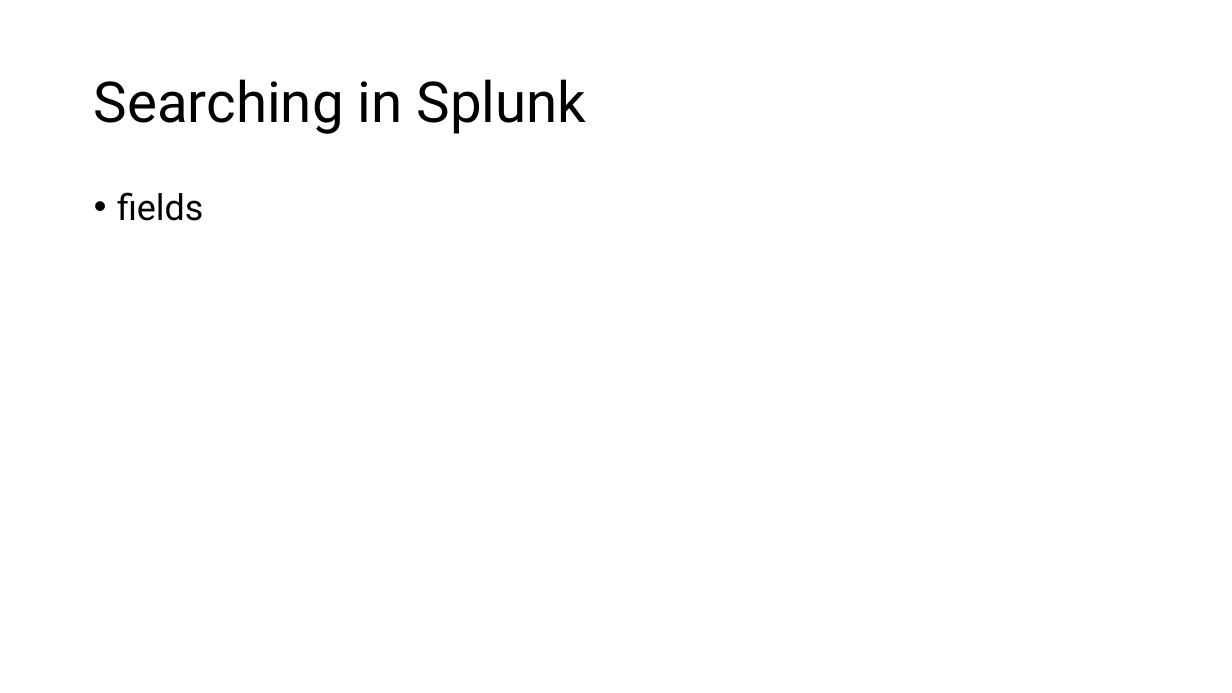
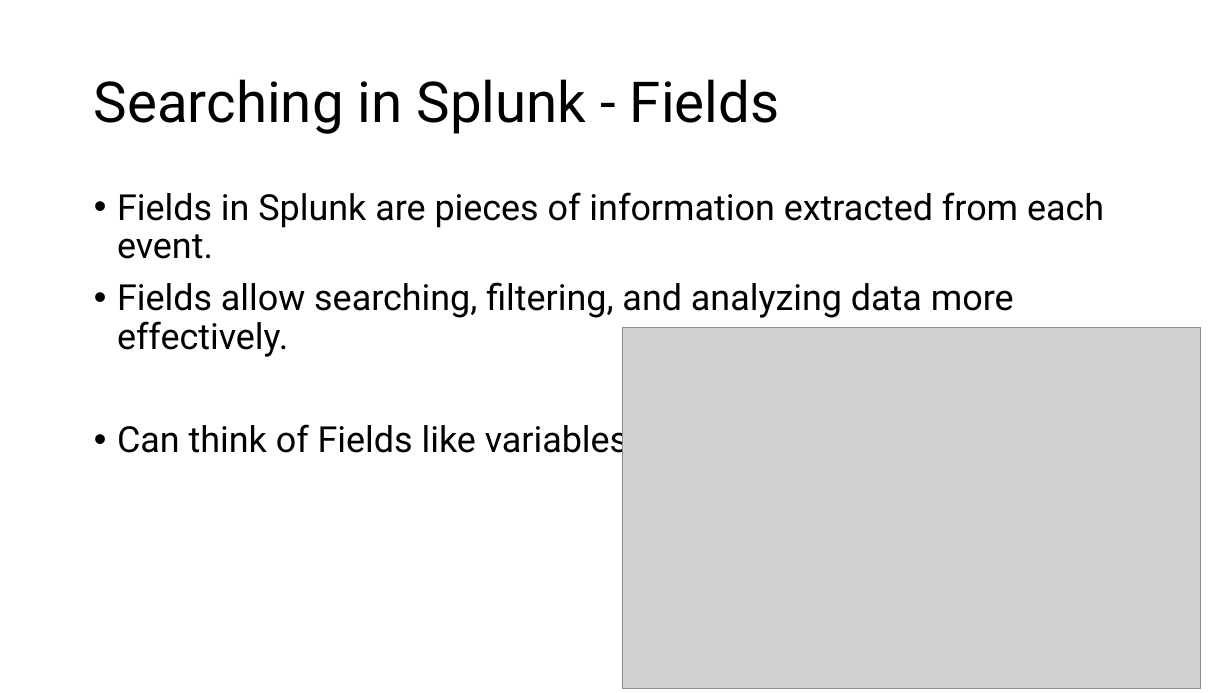
Before and after one commit to G1useppe/65sch00l, a slide deck: slide 4 of host/Splunk/Training Cell - Conversion course - Splunk.pptx. Drawn at 1232x693 pixels with LibreOffice and Linux fonts; fonts in the diff are those of the drawing; grey boxes stand for pictures. Boxes give left, top, right and bottom in pixels: in the first picture for what was removed or moved away, otherwise in the second. Text is boxed around its words. In the diff, an @@ line names an element or a change of style, - is before the commit and + after.

Commit message:
updated Splunk

```diff
--- a/host/Splunk/Training Cell - Conversion course - Splunk.pptx
+++ b/host/Splunk/Training Cell - Conversion course - Splunk.pptx
@@ title at [94,79,780,134]: text changed @@
-Searching in Splunk
+Searching in Splunk - Fields
@@ text at [117,192,1104,461]: text changed @@
-• fields
+• Fields in Splunk are pieces of information extracted from each event.
+• Fields allow searching, filtering, and analyzing data more effectively.
+• Can think of Fields like variables
@@ picture added at [623,328,1201,689] @@
```
Also in this commit, not shown: 2 other slides changed.
